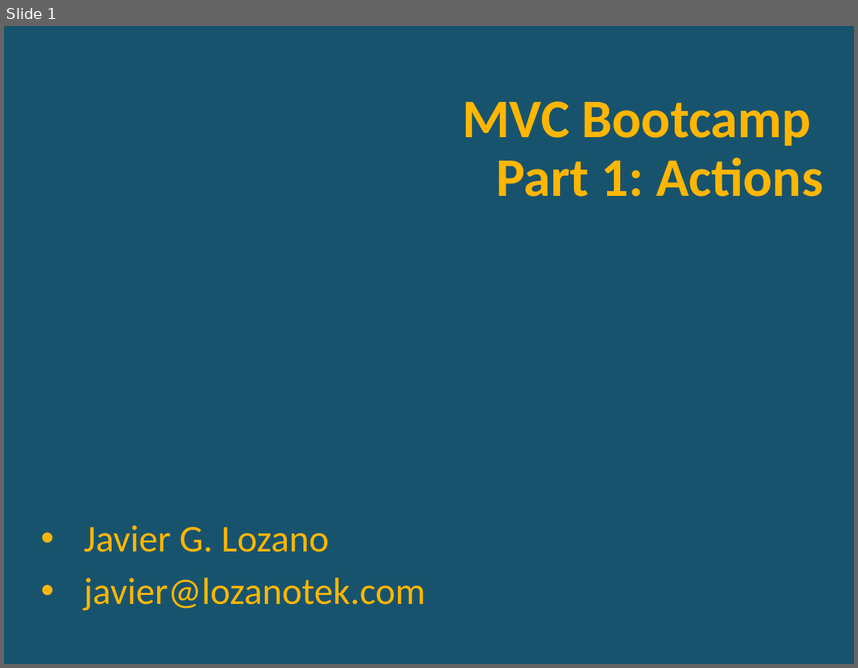
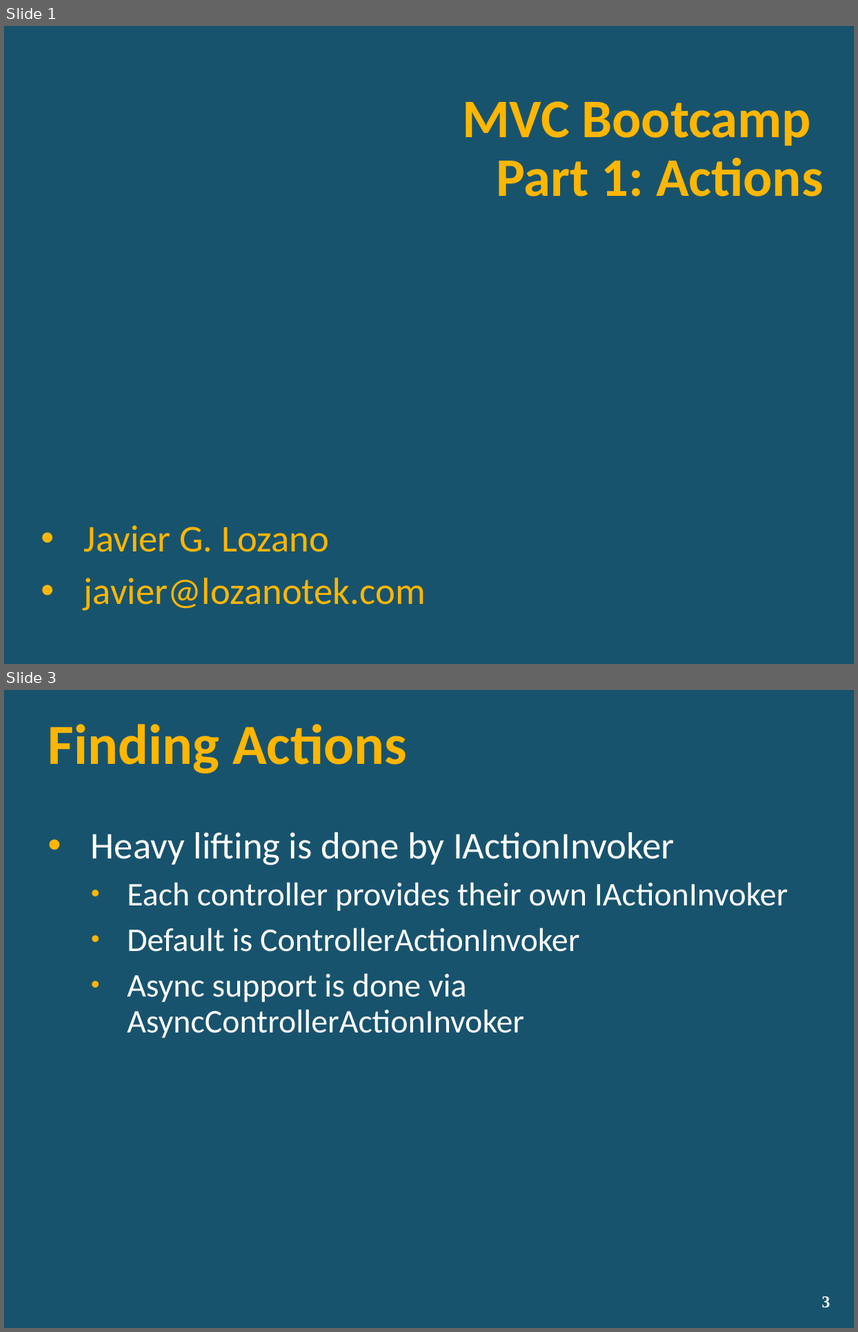
Before and after one commit to lozanotek/MVCBootcamp, a slide deck: slides/part1_actions.pptx. Shown one above the other, each under a label of ours: slide 1 before the commit, slides 1 and 3 after it; the slides between them are not shown. The pictures are 858x668 and 858x1332 pixels, drawn with LibreOffice and Linux fonts; fonts in the diff are those of the drawing; background and template pictures are left out. Boxes give left, top, right and bottom in pixels: in the first picture for what was removed or moved away, otherwise in the second. Text is boxed around its words. In the diff, an @@ line names an element or a change of style, - is before the commit and + after.

```diff
--- a/slides/part1_actions.pptx
+++ b/slides/part1_actions.pptx
@@ slide 3 added at <box>4,690,854,1328</box>, background picture (left out) @@
@@ title added at <box>48,724,407,773</box>, 48 pt, text #FFB601, bold @@
+Finding Actions
@@ text added at <box>91,832,788,1038</box>, 28 pt, text #FFFFFF @@
+• Heavy lifting is done by IActionInvoker
+  • Each controller provides their own IActionInvoker
+  • Default is ControllerActionInvoker
+  • Async support is done via AsyncControllerActionInvoker
@@ page number added at <box>822,1296,830,1308</box>, 14 pt, text #FFFFFF, bold @@
+3
```
Also in this commit, not shown: 8 other slides added, 2 slides removed.
